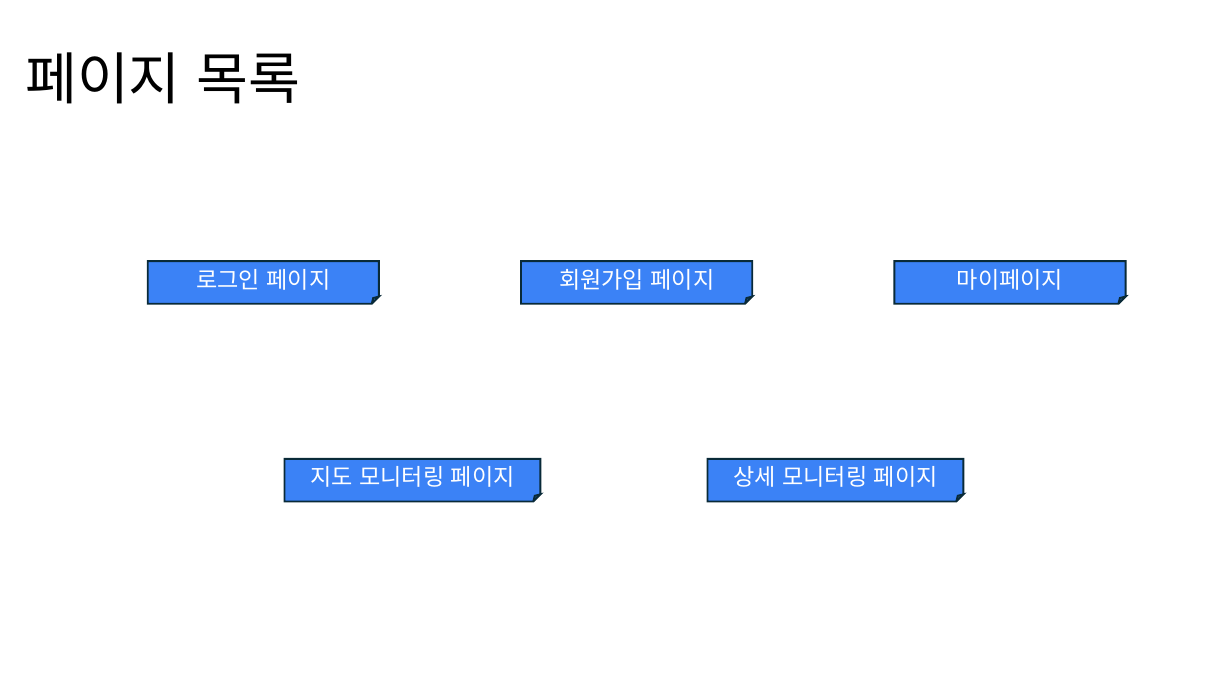
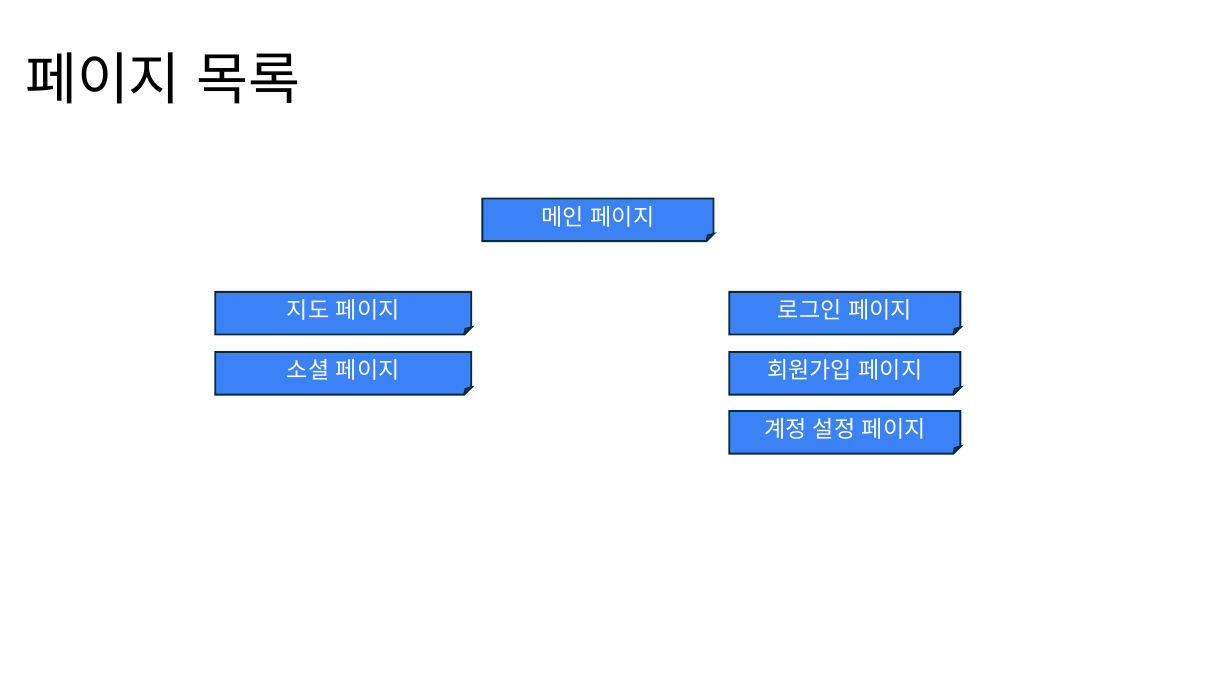
Before and after one commit to positiveWand/project-trip-sns, a slide deck: slide 3 of document/UI 설계서(draft).pptx. Drawn at 1232x693 pixels with LibreOffice and Linux fonts; fonts in the diff are those of the drawing. Boxes give left, top, right and bottom in pixels: in the first picture for what was removed or moved away, otherwise in the second. Text is boxed around its words. In the diff, an @@ line names an element or a change of style, - is before the commit and + after.

```diff
--- a/document/UI 설계서(draft).pptx
+++ b/document/UI 설계서(draft).pptx
@@ folded corner added at (482,199,714,241), fill #3B82F6, outline #092A39 1.5 pt, 18 pt, text #FFFFFF @@
+메인 페이지
@@ folded corner "지도 페이지": place and size @@
-folded corner "지도 페이지" at (285,459,541,502)
+folded corner "지도 페이지" at (215,292,471,335)
@@ text in folded corner at (287,299,400,320): text changed @@
-지도 모니터링 페이지
+지도 페이지
@@ folded corner "로그인 페이지": place and size @@
-folded corner "로그인 페이지" at (148,262,379,304)
+folded corner "로그인 페이지" at (729,292,960,335)
@@ folded corner "소셜 페이지": place and size @@
-folded corner "소셜 페이지" at (708,459,964,502)
+folded corner "소셜 페이지" at (215,352,471,395)
@@ text in folded corner at (287,359,400,380): text changed @@
-상세 모니터링 페이지
+소셜 페이지
@@ folded corner "회원가입 페이지": place and size @@
-folded corner "회원가입 페이지" at (521,262,752,304)
+folded corner "회원가입 페이지" at (729,352,960,395)
@@ folded corner "계정 설정 페이지": place and size @@
-folded corner "계정 설정 페이지" at (895,262,1126,304)
+folded corner "계정 설정 페이지" at (729,411,960,454)
@@ text in folded corner at (764,418,926,439): text changed @@
-마이페이지
+계정 설정 페이지
```
Also in this commit, not shown: 7 other slides changed, 8 slides added, 5 slides removed, 13 other files.
